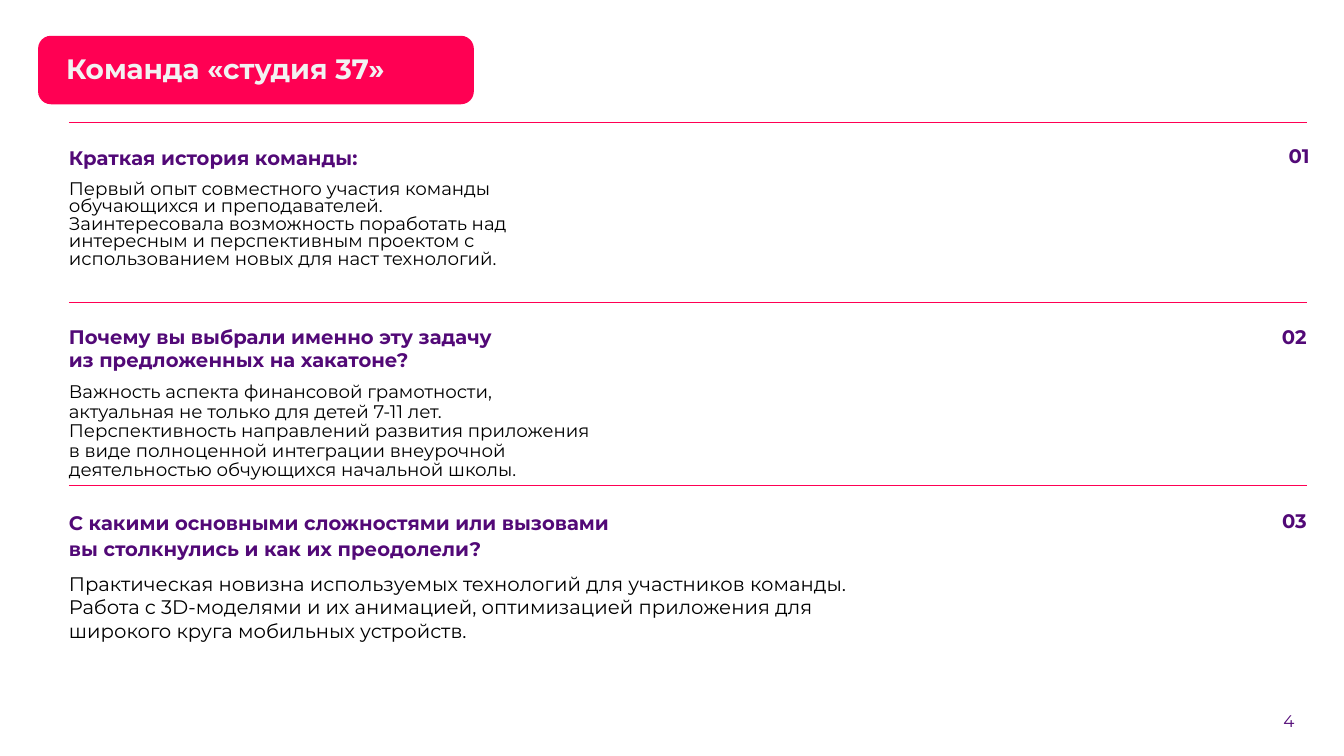
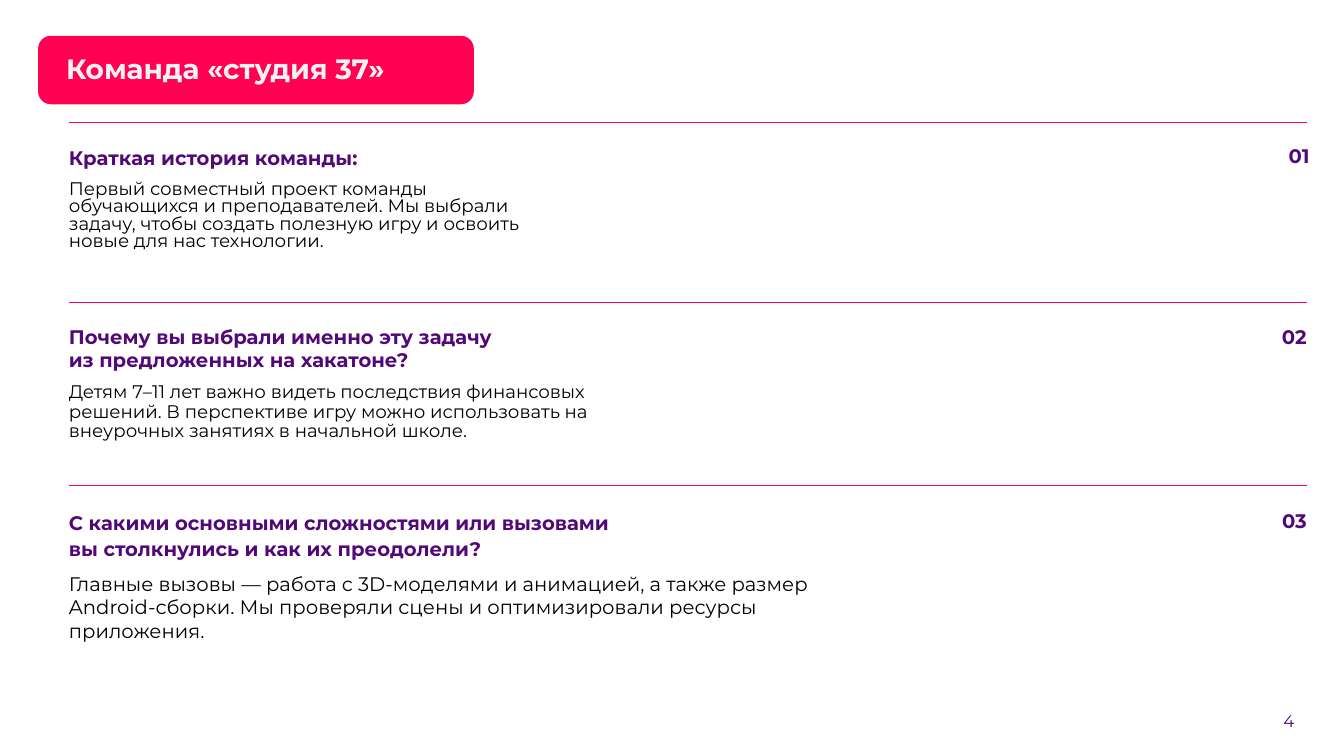
Before and after one commit to punkpsyh-hash/studio37-kopilych-lct2026, a slide deck: slide 4 of docs/submission-2026-09-29/studio37-lct2026-team-presentation.pptx. Drawn at 1344x756 pixels with LibreOffice and Linux fonts; fonts in the diff are those of the drawing; background and template pictures are left out. Boxes give left, top, right and bottom in pixels: in the first picture for what was removed or moved away, otherwise in the second. Text is boxed around its words. In the diff, an @@ line names an element or a change of style, - is before the commit and + after.

```diff
--- a/docs/submission-2026-09-29/studio37-lct2026-team-presentation.pptx
+++ b/docs/submission-2026-09-29/studio37-lct2026-team-presentation.pptx
@@ text at (x1=69, y1=181, x2=520, y2=250): text changed @@
-Первый опыт совместного участия команды обучающихся и преподавателей. Заинтересовала возможность поработать над интересным и перспективным проектом с использованием новых для наст технологий.
+Первый совместный проект команды обучающихся и преподавателей. Мы выбрали задачу, чтобы создать полезную игру и освоить новые для нас технологии.
@@ text at (x1=69, y1=384, x2=588, y2=441): text changed @@
-Важность аспекта финансовой грамотности, актуальная не только для детей 7-11 лет. Перспективность направлений развития приложения в виде полноценной интеграции внеурочной деятельностью обчующихся начальной школы.
+Детям 7–11 лет важно видеть последствия финансовых решений. В перспективе игру можно использовать на внеурочных занятиях в начальной школе.
@@ text at (x1=69, y1=576, x2=808, y2=642): text changed @@
-Практическая новизна используемых технологий для участников команды. Работа с 3D-моделями и их анимацией, оптимизацией приложения для широкого круга мобильных устройств.
+Главные вызовы — работа с 3D-моделями и анимацией, а также размер Android-сборки. Мы проверяли сцены и оптимизировали ресурсы приложения.
```
Also in this commit, not shown: 2 other slides changed, 49 other files.
